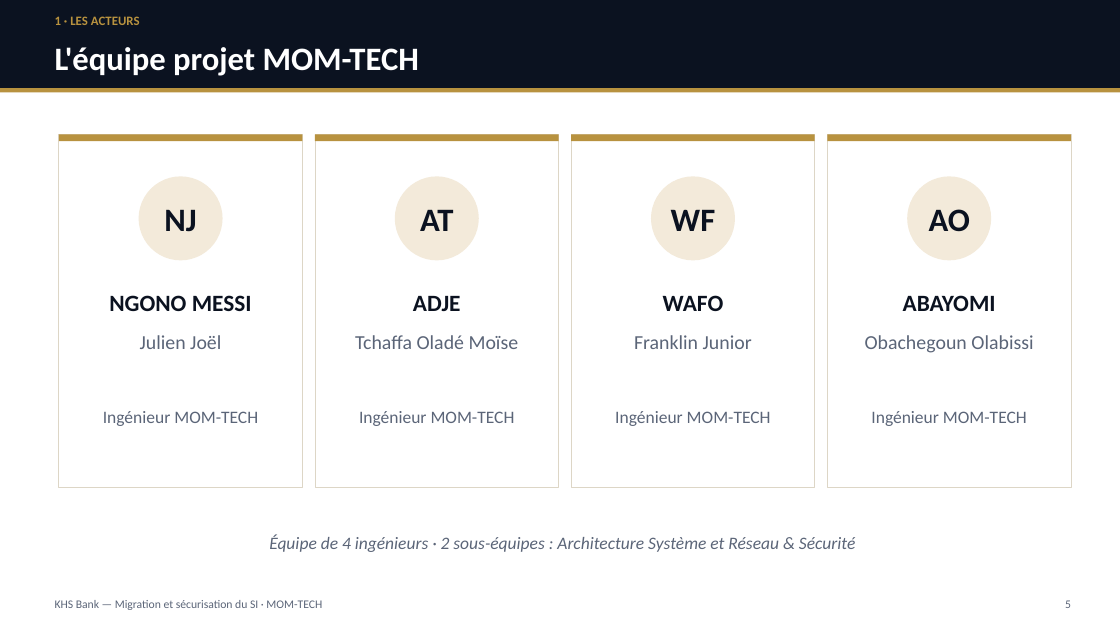
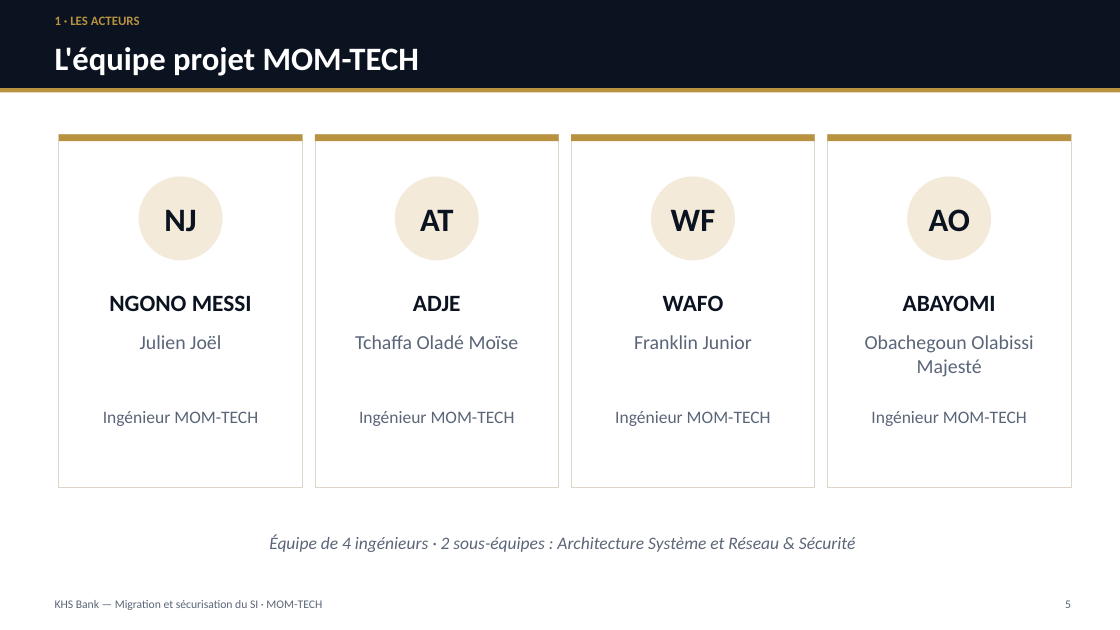
Before and after one commit to ngonomessi-cmd/projet-fin-etude, a slide deck: slide 5 of soutenance/Soutenance_KHS_Bank_MOM-TECH.pptx. Drawn at 1120x630 pixels with LibreOffice and Linux fonts; fonts in the diff are those of the drawing. Boxes give left, top, right and bottom in pixels: in the first picture for what was removed or moved away, otherwise in the second. Text is boxed around its words. In the diff, an @@ line names an element or a change of style, - is before the commit and + after.

```diff
--- a/soutenance/Soutenance_KHS_Bank_MOM-TECH.pptx
+++ b/soutenance/Soutenance_KHS_Bank_MOM-TECH.pptx
@@ text at [865, 335, 1033, 377]: text changed @@
-Obachegoun Olabissi
+Obachegoun Olabissi Majesté
```
Also in this commit, not shown: 1 other slide changed, 12 other files.
